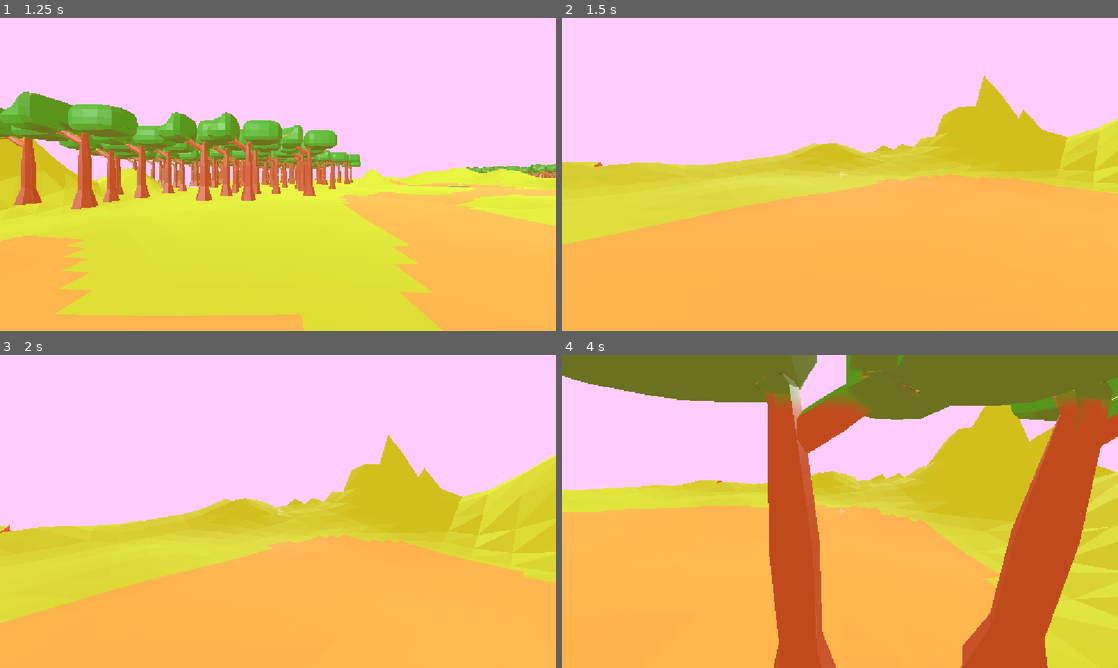
Above: before the commit, frames 1-4 (two rows, left to right).
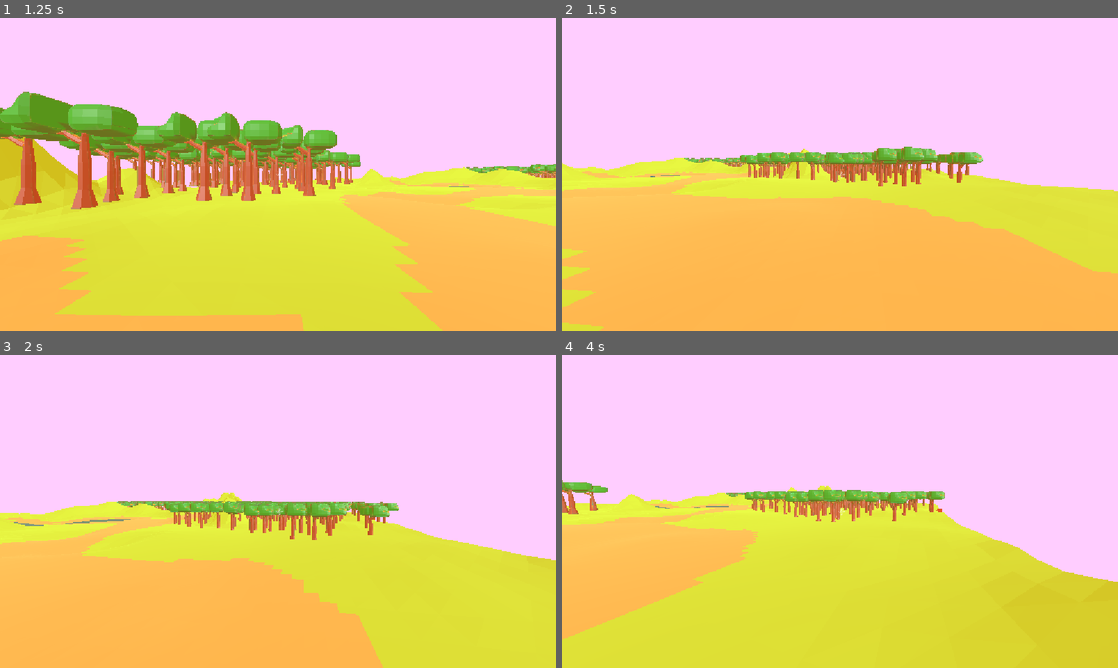
Above: after the commit, the same moments.

Repository: Ayaaneo/Desparuin
Game: Godot game, scene res://Assets/Scenes/main_menu.tscn
Same seed, same stepped clock (60 frames per second), same inputs: the game is played once before the commit and once after it.
Inputs (mouse positions are in pixels of both pictures, inside the frame that each line leads up to):
- Up to frame 1 (1.25 s): click (77, 165) at 0.5 s
- Up to frame 2 (1.5 s): tap Enter at 1.25 s; move the mouse to (867, 174) at 1.27 s; hold D (Right) from 1.28 s (still down); tap W (Foreward) at 1.35 s; click (867, 174) at 1.42 s
- Up to frame 3 (2 s): keep holding D (Right); tap Space (Jump) at 1.52 s
- Up to frame 4 (4 s): move the mouse to (812, 511) at 2.02 s; release D (Right) at 2.03 s; hold S (Backward) 2.03-2.78 s; tap Shift (Sprint) at 2.1 s; tap Space (Jump) at 2.27, 3.77 s; move the mouse to (851, 505) at 2.77 s; hold D (Right) from 2.78 s (still down); tap E (interact) at 2.85 s; move the mouse to (834, 517) at 3.52 s; tap Caps Lock (slam) at 3.6 s; click (834, 517) at 3.67 s

Frame 1 is identical in both runs. In frame 2, 24% of the frame differs, in the area x 0-100%, y 18-100%; in frame 3, 35%; in frame 4, 70%, in the area x 0-100%, y 0-100%.

Commit message:
fixes again

Diff:
--- a/Assets/scripts/player.gd
+++ b/Assets/scripts/player.gd
@@ -3,7 +3,7 @@
 var speed
 const WALK_SPEED = 4.0
 const JUMP_VELOCITY = 5.0
-const sensitivity = 0.008
+const sensitivity = 0.003
 const SPRINT = 7
 @onready var head = $head
 @onready var camera = $head/Camera3D
